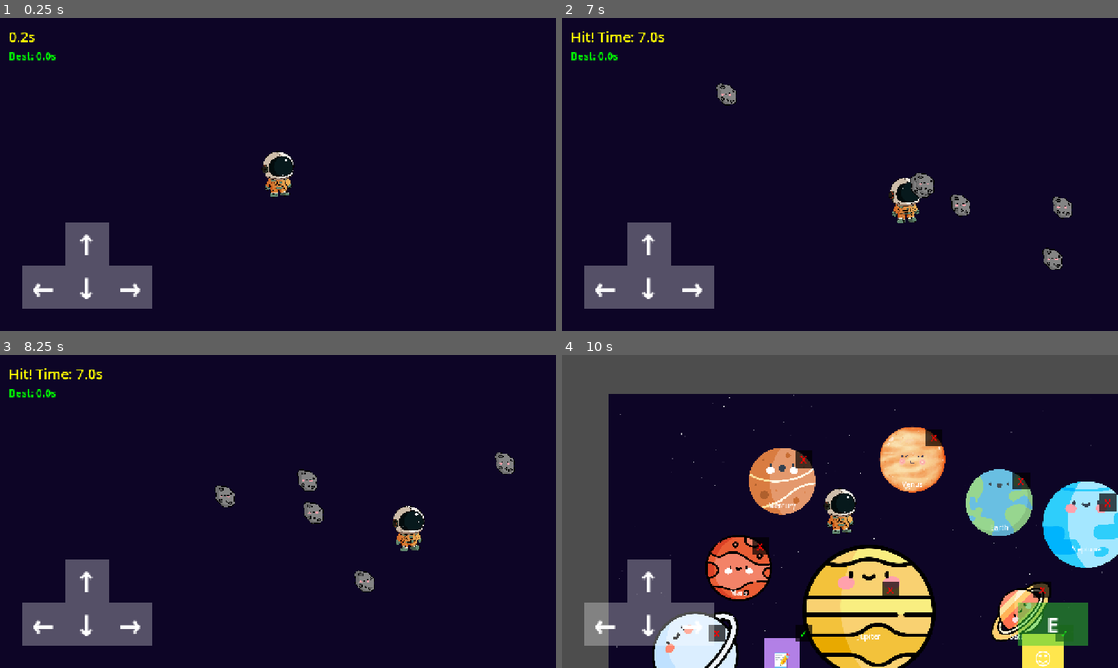
Above: before the commit, frames 1-4 (two rows, left to right).
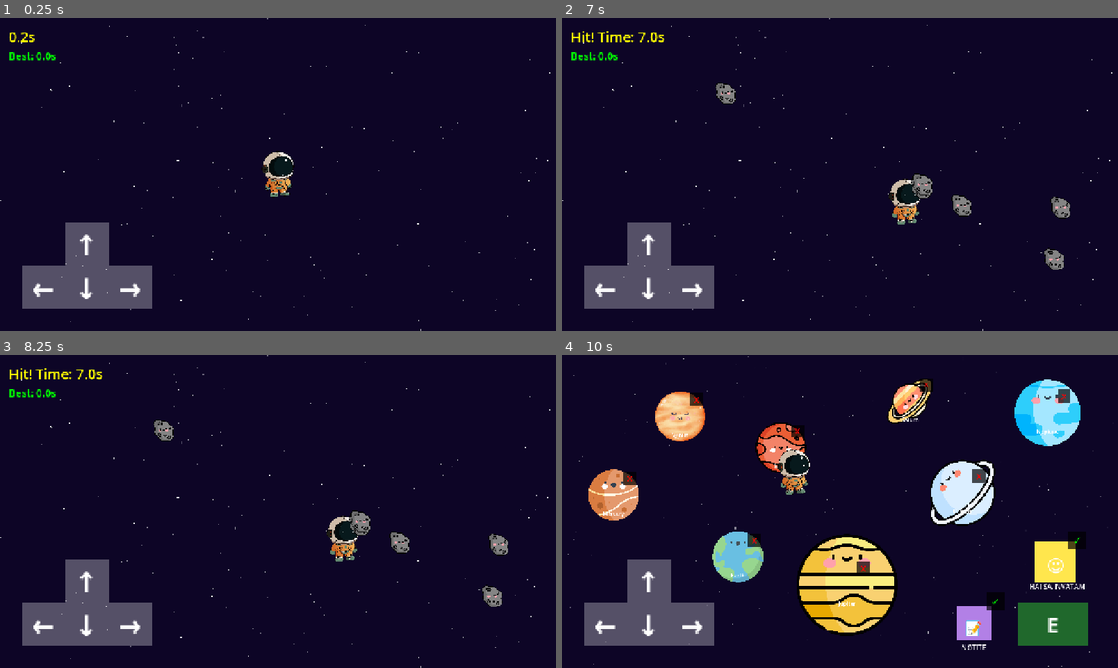
Above: after the commit, the same moments.

Repository: Mehaip/IOC-art-klett-version2
Game: Godot game, scene res://scenes/meteorite_dodge.tscn
Same seed, same stepped clock (60 frames per second), same inputs: the game is played once before the commit and once after it. This scene is started directly instead of the project's main scene.
Inputs:
- Up to frame 1 (0.25 s): no input
- Up to frame 2 (7 s): tap Enter at 0.5 s; hold Right (ui_right) 0.53-1.28 s; hold E (interact) 0.53-1.28 s; hold Down (ui_down) 1.28-2.03 s; tap E (interact) every 1.5 s from 1.35 to 5.85 s; hold Right (ui_right) 2.03-2.78 s; hold E (interact) 2.03-2.78 s; hold Up (ui_up) 2.78-3.53 s; hold E (interact) 3.53-4.28 s; hold Left (ui_left) 3.53-5.03 s; hold Down (ui_down) 5.03-5.78 s; hold E (interact) 5.03-5.78 s; hold Right (ui_right) 5.78-6.53 s; hold Up (ui_up) from 6.53 s (still down); hold E (interact) from 6.53 s (still down)
- Up to frame 3 (8.25 s): release Up (ui_up) at 7.28 s; release E (interact) at 7.28 s; hold Right (ui_right) 7.28-8.03 s; tap E (interact) at 7.35 s; hold Down (ui_down) from 8.03 s (still down); hold E (interact) from 8.03 s (still down)
- Up to frame 4 (10 s): release Down (ui_down) at 8.78 s; release E (interact) at 8.78 s; hold Left (ui_left) 8.78-9.53 s; tap E (interact) at 8.85 s; hold Up (ui_up) from 9.53 s (still down); hold E (interact) from 9.53 s (still down)

The runs differ from the first frame. In frame 1, less than 0.1% of the frame differs, in the area x 0-99%, y 0-100%; in frame 2, 0.9%; in frame 3, 2.9%; in frame 4, 52%, in the area x 0-100%, y 0-100%.

Commit message:
Made further fixes
- moved astronaut to foreground
- moved plantes around so that they are not hidden by the controls
- camera is centered and static (no longer follows astronaut)
- astronaut cannot go beyond boundaries
- added stars in the meteorite minigame
- astronauts and meteorites stop moving when the minigame is over

Diff:
--- a/scenes/game_world.tscn
+++ b/scenes/game_world.tscn
@@ -16,68 +16,74 @@
 
 [node name="Camera2D" type="Camera2D" parent="."]
 position = Vector2(640, 360)
-zoom = Vector2(1, 1)
-
-[node name="Astronaut" parent="." instance=ExtResource("2_astro")]
-position = Vector2(640, 360)
 
 [node name="Planets" type="Node2D" parent="."]
 
 [node name="Mercury" parent="Planets" instance=ExtResource("3_planet")]
-position = Vector2(400, 200)
+position = Vector2(119, 322)
+scale = Vector2(0.76, 0.76)
 planet_name = "Mercury"
 planet_color = Color(0.6, 0.6, 0.6, 1)
 
 [node name="Venus" parent="Planets" instance=ExtResource("3_planet")]
-position = Vector2(700, 150)
+position = Vector2(272, 141)
+scale = Vector2(0.76, 0.76)
 planet_name = "Venus"
 planet_color = Color(0.9, 0.7, 0.4, 1)
 
 [node name="Earth" parent="Planets" instance=ExtResource("3_planet")]
-position = Vector2(900, 250)
+position = Vector2(405, 464)
+scale = Vector2(0.76, 0.76)
 planet_name = "Earth"
 planet_color = Color(0.2, 0.4, 0.8, 1)
 
 [node name="Mars" parent="Planets" instance=ExtResource("3_planet")]
-position = Vector2(300, 400)
+position = Vector2(504, 213)
+scale = Vector2(0.76, 0.76)
 planet_name = "Mars"
 planet_color = Color(0.8, 0.3, 0.2, 1)
 
 [node name="Jupiter" parent="Planets" instance=ExtResource("3_planet")]
-position = Vector2(600, 500)
+position = Vector2(656, 529)
+scale = Vector2(0.76, 0.76)
 planet_name = "Jupiter"
 planet_color = Color(0.8, 0.6, 0.4, 1)
 planet_scale = 2.0
 
 [node name="Saturn" parent="Planets" instance=ExtResource("3_planet")]
-position = Vector2(950, 500)
+position = Vector2(801, 106)
+scale = Vector2(0.76, 0.76)
 planet_name = "Saturn"
 planet_color = Color(0.9, 0.8, 0.6, 1)
 planet_scale = 1.8
 
 [node name="Uranus" parent="Planets" instance=ExtResource("3_planet")]
-position = Vector2(200, 600)
+position = Vector2(922, 317)
+scale = Vector2(0.76, 0.76)
 planet_name = "Uranus"
 planet_color = Color(0.4, 0.7, 0.8, 1)
 planet_scale = 1.3
 
 [node name="Neptune" parent="Planets" instance=ExtResource("3_planet")]
-position = Vector2(1100, 300)
+position = Vector2(1118, 133)
+scale = Vector2(0.76, 0.76)
 planet_name = "Neptune"
 planet_color = Color(0.2, 0.3, 0.9, 1)
 planet_scale = 1.3
 
 [node name="HAI_SA_INVATAM" parent="Planets" instance=ExtResource("3_planet")]
-position = Vector2(1000, 600)
+position = Vector2(1136, 476)
 planet_name = "HAI_SA_INVATAM"
 planet_color = Color(1, 0.9, 0.3, 1)
 planet_scale = 1.2
 
 [node name="NOTITE" parent="Planets" instance=ExtResource("3_planet")]
-position = Vector2(400, 600)
+position = Vector2(948, 617)
 planet_name = "NOTITE"
 planet_color = Color(0.7, 0.5, 0.9, 1)
-planet_scale = 1.0
+
+[node name="Astronaut" parent="." instance=ExtResource("2_astro")]
+position = Vector2(640, 360)
 
 [node name="MobileControls" type="CanvasLayer" parent="."]
 
--- a/scenes/meteorite_dodge.tscn
+++ b/scenes/meteorite_dodge.tscn
@@ -17,6 +17,8 @@
 offset_right = 1280.0
 offset_bottom = 720.0
 color = Color(0.05, 0.02, 0.15, 1)
+
+[node name="Stars" type="Node2D" parent="Background"]
 
 [node name="Player" parent="." instance=ExtResource("2_player")]
 position = Vector2(640, 360)
@@ -44,7 +46,6 @@
 [node name="MeteoriteContainer" type="Node2D" parent="."]
 
 [node name="SpawnTimer" type="Timer" parent="."]
-wait_time = 1.0
 autostart = true
 
 [node name="Bounds" type="StaticBody2D" parent="."]
--- a/scripts/astronaut.gd
+++ b/scripts/astronaut.gd
@@ -3,12 +3,15 @@
 const SPEED = 200.0
 
 var nearby_planet = null
+var can_move = true
 
 func _ready():
 	$InteractionArea.area_entered.connect(_on_area_entered)
 	$InteractionArea.area_exited.connect(_on_area_exited)
 
 func _physics_process(delta):
+	if can_move == false:
+		return
 	var input_vector = Vector2.ZERO
 
 	if Input.is_action_pressed("ui_right"):
@@ -26,6 +29,11 @@
 	velocity = input_vector * SPEED
 	move_and_slide()
 
+	var screen_size = get_viewport_rect().size
+	var padding = 32
+	position.x = clamp(position.x, padding, screen_size.x - padding)
+	position.y = clamp(position.y, padding, screen_size.y - padding)
+
 func _input(event):
 	if event.is_action_pressed("interact") and nearby_planet:
 		nearby_planet.interact()
--- a/scripts/game_world.gd
+++ b/scripts/game_world.gd
@@ -7,8 +7,9 @@
 	var camera = $Camera2D
 	var astronaut = $Astronaut
 	if astronaut:
-		camera.reparent(astronaut)
-		camera.position = Vector2.ZERO
+		# uncomment to follow astronaut
+		#camera.reparent(astronaut)
+		camera.position = get_viewport_rect().size / 2
 
 func generate_stars():
 	var star_container = $Background/Stars
--- a/scripts/meteorite_dodge.gd
+++ b/scripts/meteorite_dodge.gd
@@ -4,14 +4,37 @@
 var elapsed_time = 0.0
 var game_over = false
 var meteorites = []
+var stars = []
+var astronaut
+var meteorites_can_move = true
 
 func set_planet(planet_name: String):
 	planet_to_unlock = planet_name
 
 func _ready():
+	generate_stars()
+
+	astronaut = $Player
+	if astronaut:
+		astronaut.can_move = true
+
+	meteorites_can_move = true
+
 	$UI/HighscoreLabel.text = "Best: %.1fs" % GameState.meteorite_highscore
 	$Player/InteractionArea.area_entered.connect(_on_player_hit)
 	$SpawnTimer.timeout.connect(_on_spawn_timer_timeout)
+
+func generate_stars():
+	var star_container = $Background/Stars
+	for i in range(200):
+		var star = ColorRect.new()
+		var size = randf_range(1, 3)
+		star.custom_minimum_size = Vector2(size, size)
+		star.size = Vector2(size, size)
+		star.position = Vector2(randf_range(0, 1280), randf_range(0, 720))
+		star.color = Color(1, 1, 1, randf_range(0.3, 1.0))
+		star_container.add_child(star)
+		stars.append(star)
 
 func _process(delta):
 	if not game_over:
@@ -53,6 +76,9 @@
 	meteorites.append(meteorite)
 
 func _physics_process(delta):
+	if meteorites_can_move == false:
+		return
+
 	for meteorite in meteorites:
 		if is_instance_valid(meteorite):
 			var velocity = meteorite.get_meta("velocity")
@@ -72,10 +98,14 @@
 		end_game()
 
 func end_game():
+	astronaut.can_move = false
+	meteorites_can_move = false
 	GameState.update_highscore(elapsed_time)
 	GameState.unlock_planet(planet_to_unlock)
 
 	$UI/TimerLabel.text = "Hit! Time: %.1fs" % elapsed_time
 
 	await get_tree().create_timer(2.0).timeout
+	astronaut.can_move = true
+	meteorites_can_move = true
 	get_tree().change_scene_to_file("res://scenes/game_world.tscn")
Not shown: 1 places in scenes/game_world.tscn that only renumber resources
Not shown: 2 places in scenes/meteorite_dodge.tscn that only renumber resources
